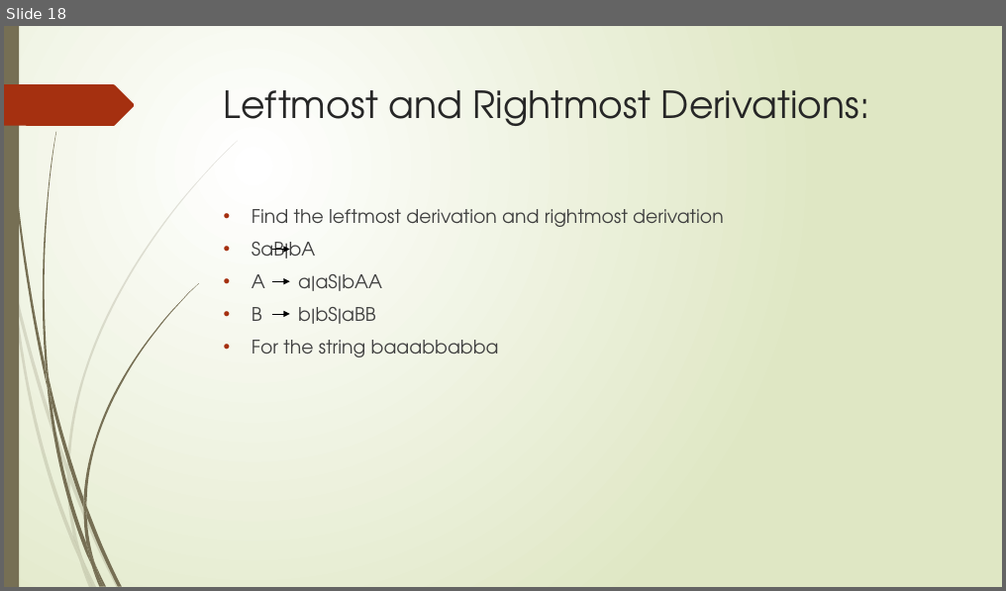
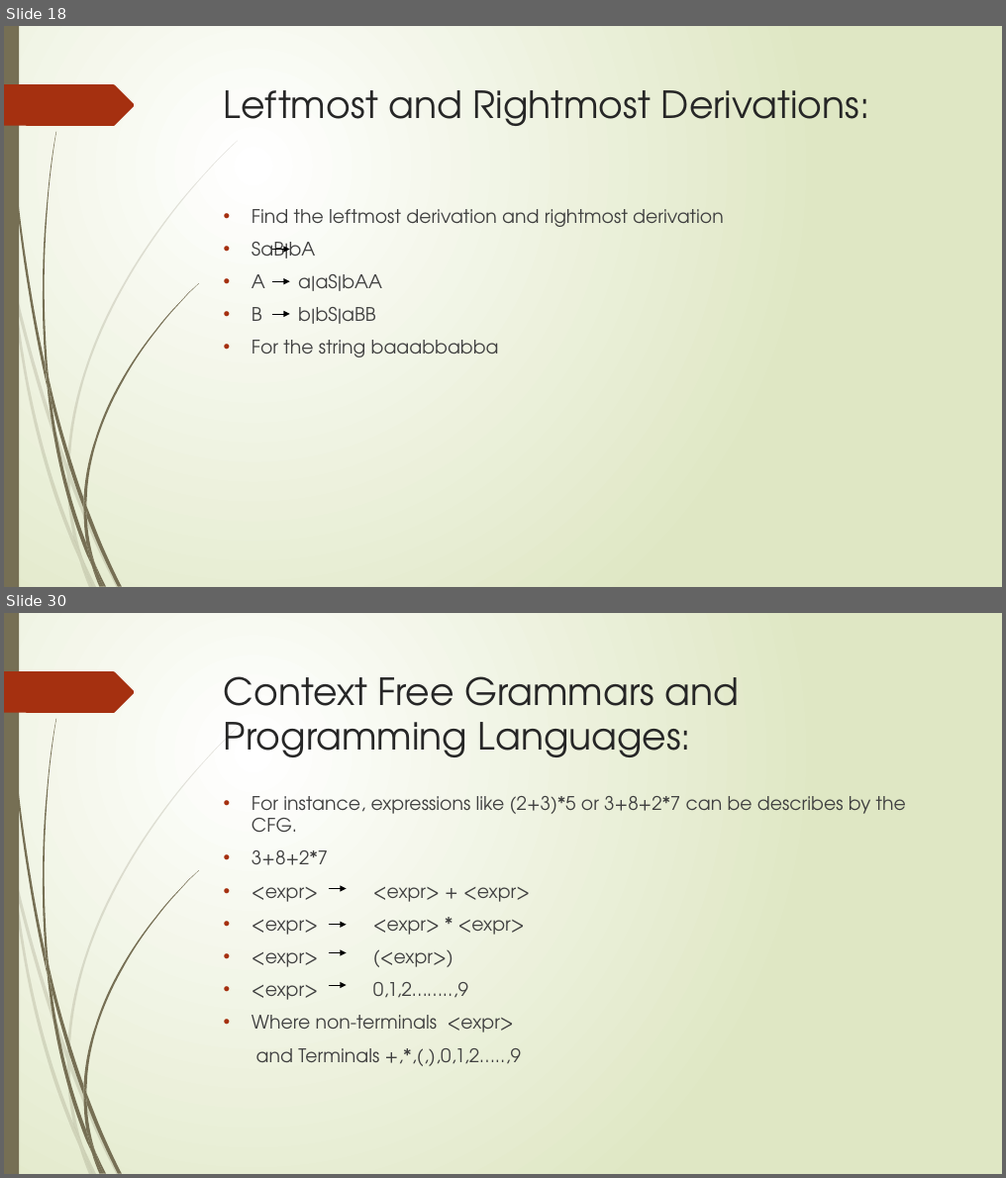
Before and after one commit to Federal-Urdu-University/Theory-of-Automata, a slide deck: Chap-3.pptx. Shown one above the other, each under a label of ours: slide 18 before the commit, slides 18 and 30 after it; the slides between them are not shown. The pictures are 1006x591 and 1006x1178 pixels, drawn with LibreOffice and Linux fonts; fonts in the diff are those of the drawing. Boxes give left, top, right and bottom in pixels: in the first picture for what was removed or moved away, otherwise in the second. Text is boxed around its words. In the diff, an @@ line names an element or a change of style, - is before the commit and + after.

```diff
--- a/Chap-3.pptx
+++ b/Chap-3.pptx
@@ slide 30 added at (4, 613, 1002, 1174), background gradient #FFFFFF to #DFE8C4; not listed: 24 template elements that a slide beside it also shows @@
@@ title added at (224, 676, 740, 758), 36 pt, text #262626 @@
+Context Free Grammars and Programming Languages:
@@ text added at (252, 796, 906, 1066), 18 pt, text #404040 @@
+• For instance, expressions like (2+3)*5 or 3+8+2*7 can be describes by the CFG.
+• 3+8+2*7
+• <expr> <expr> + <expr>
+• <expr> <expr> * <expr>
+• <expr> (<expr>)
+• <expr> 0,1,2……..,9
+• Where non-terminals <expr>
+  and Terminals +,*,(,),0,1,2…..,9
@@ arrow added from (329, 888) to (347, 888), #000000 0.75 pt @@
@@ arrow added from (329, 925) to (347, 925), #000000 0.75 pt @@
@@ arrow added from (329, 953) to (347, 953), #000000 0.75 pt @@
@@ arrow added from (329, 985) to (347, 985), #000000 0.75 pt @@
```
Also in this commit, not shown: 1 slide changed, 16 other slides added, 1 other file.
